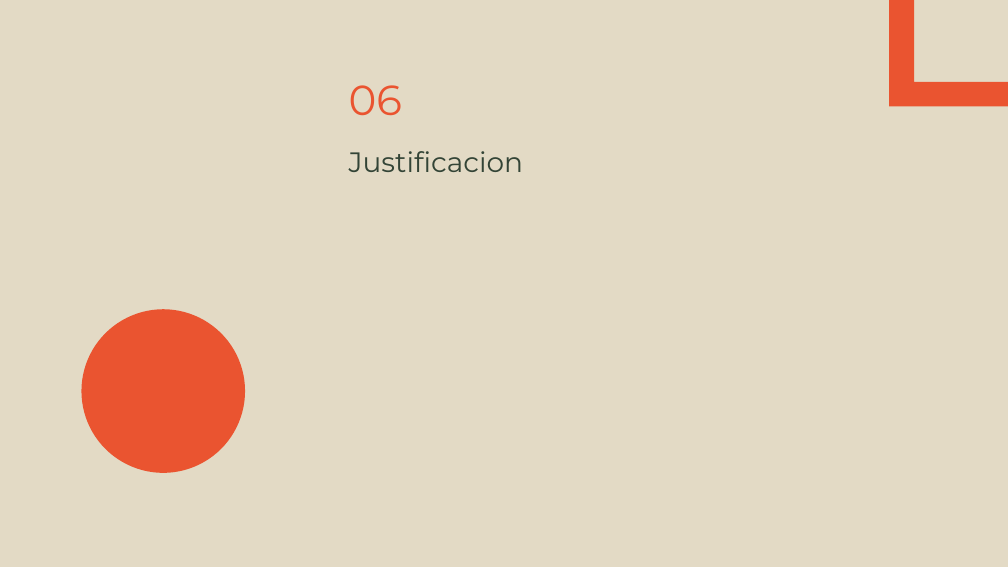
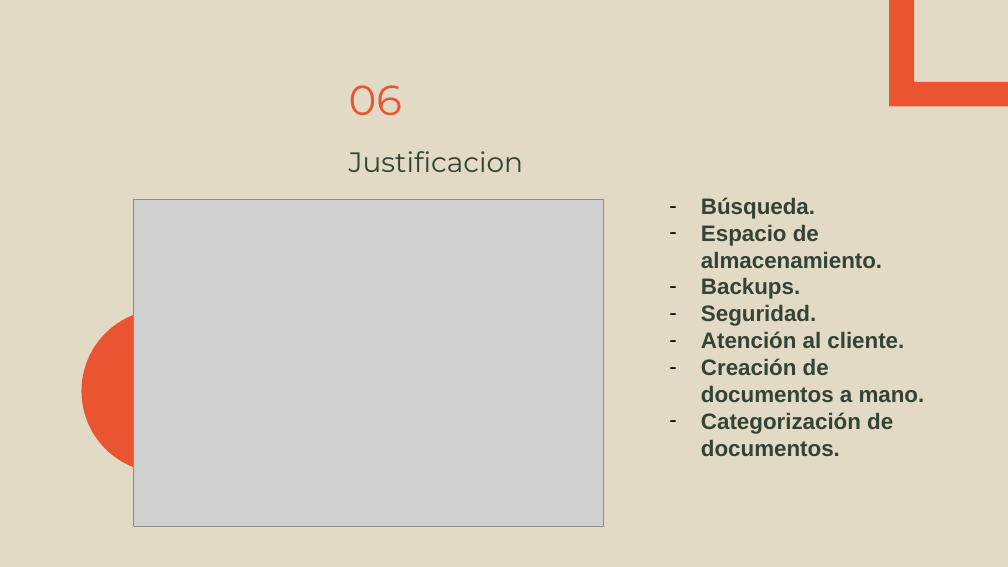
Before and after one commit to mo201801/trabajogrado, a slide deck: slide 14 of ocr-ppt.pptx (slide 13 before the commit). Drawn at 1008x567 pixels with LibreOffice and Linux fonts; fonts in the diff are those of the drawing; grey boxes stand for pictures; background and template pictures are left out. Boxes give left, top, right and bottom in pixels: in the first picture for what was removed or moved away, otherwise in the second. Text is boxed around its words. In the diff, an @@ line names an element or a change of style, - is before the commit and + after.

```diff
--- a/ocr-ppt.pptx
+++ b/ocr-ppt.pptx
@@ picture added at bbox=[134, 200, 604, 526] @@
@@ text added at bbox=[701, 225, 925, 456], 16 pt, text #334436, bold @@
+– Búsqueda.
+– Espacio de almacenamiento.
+– Backups.
+– Seguridad.
+– Atención al cliente.
+– Creación de documentos a mano.
+– Categorización de documentos.
```
Also in this commit, not shown: 4 other slides changed, 8 slides added, 6 slides removed.
